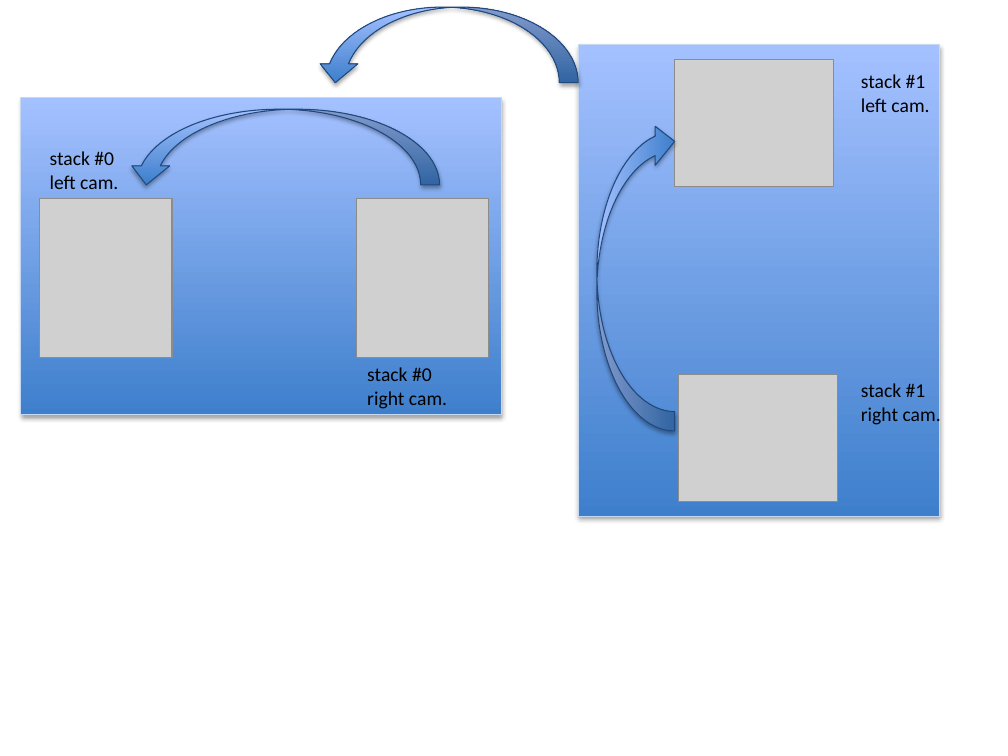
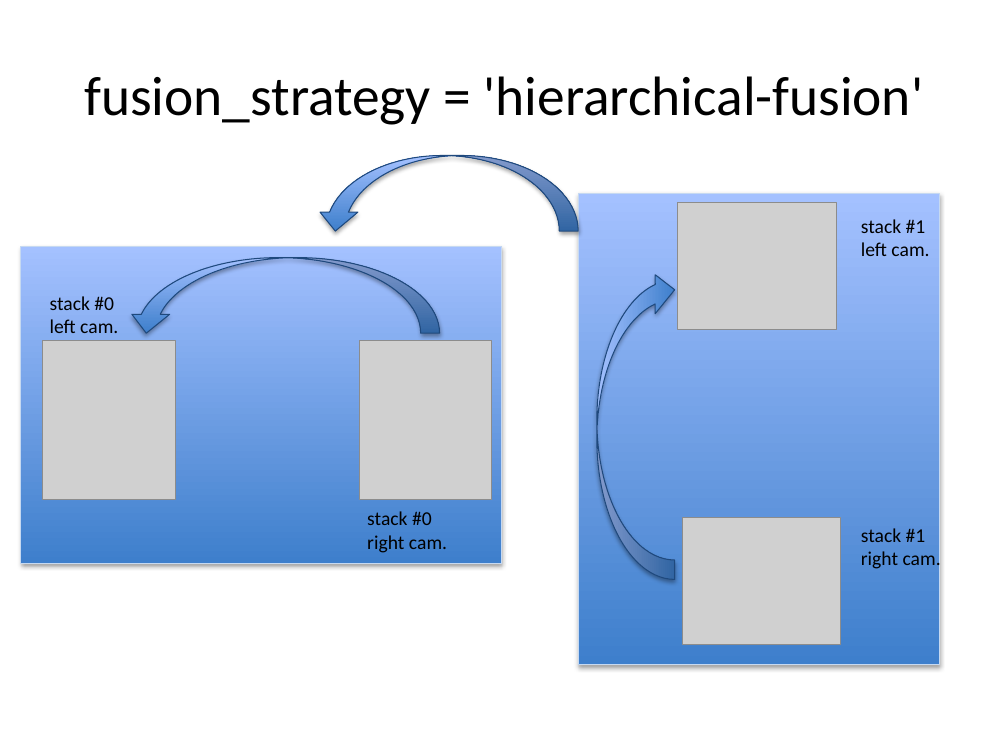
Before and after one commit to gcerutti/astec, a slide deck: slide 4 of documentation/figures/figures-fusion.pptx. Drawn at 1008x756 pixels with LibreOffice and Linux fonts; fonts in the diff are those of the drawing; grey boxes stand for pictures. Boxes give left, top, right and bottom in pixels: in the first picture for what was removed or moved away, otherwise in the second. Text is boxed around its words. In the diff, an @@ line names an element or a change of style, - is before the commit and + after.

```diff
--- a/documentation/figures/figures-fusion.pptx
+++ b/documentation/figures/figures-fusion.pptx
@@ title added at bbox=[84, 76, 924, 125], 39.6 pt, text #000000 @@
+fusion_strategy = 'hierarchical-fusion'
@@ picture: place and size @@
-picture at bbox=[674, 59, 833, 186]
+picture at bbox=[678, 203, 837, 330]
@@ 3 curved down arrows, 2 rectangles: place and size @@
-3 curved down arrows, 2 rectangles at bbox=[21, 7, 939, 517]
+3 curved down arrows, 2 rectangles at bbox=[21, 155, 939, 665]
@@ 3 pictures: place and size @@
-3 pictures at bbox=[39, 199, 838, 502]
+3 pictures at bbox=[43, 341, 841, 644]
@@ 4 texts: place and size @@
-4 texts at bbox=[50, 74, 941, 427]
+4 texts at bbox=[50, 219, 941, 571]
```
Also in this commit, not shown: 4 other slides changed, 8 other files.
